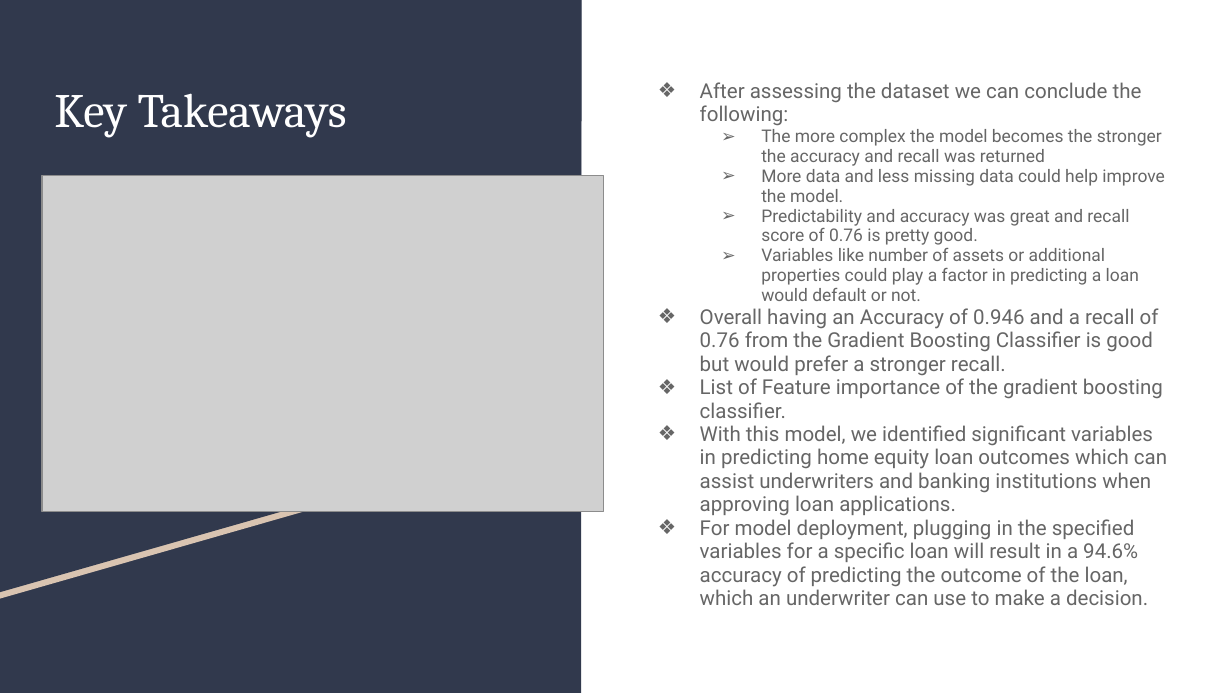
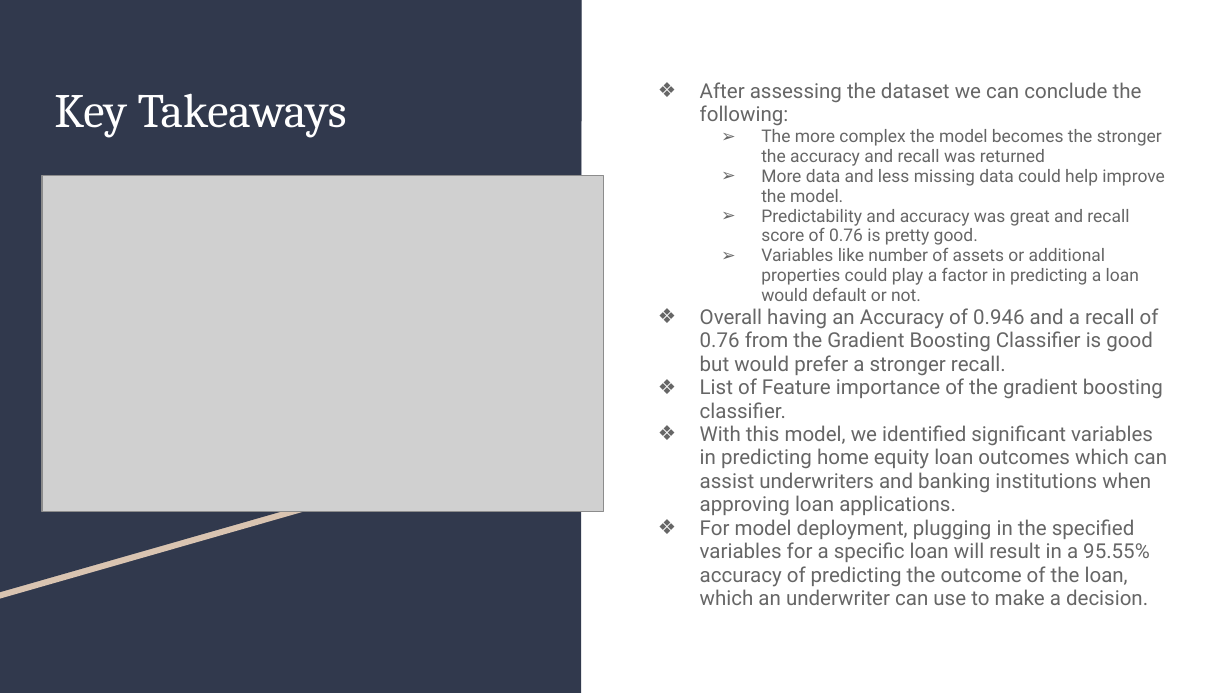
Before and after one commit to jake052799/ThinkfulProjectsAssessmentsandData, a slide deck: slide 14 of Capstone Folder/HMEQCapstone2/HomeEquityDefaultPrediction.pptx (slide 13 before the commit). Drawn at 1232x693 pixels with LibreOffice and Linux fonts; fonts in the diff are those of the drawing; grey boxes stand for pictures. Boxes give left, top, right and bottom in pixels: in the first picture for what was removed or moved away, otherwise in the second. Text is boxed around its words. In the diff, an @@ line names an element or a change of style, - is before the commit and + after.

```diff
--- a/Capstone Folder/HMEQCapstone2/HomeEquityDefaultPrediction.pptx
+++ b/Capstone Folder/HMEQCapstone2/HomeEquityDefaultPrediction.pptx
@@ text at (700,519,1150,605): text changed @@
-❖ For model deployment, plugging in the specified variables for a specific loan will result in a 94.6% accuracy of predicting the outcome of the loan, which an underwriter can use to make a decision.
+❖ For model deployment, plugging in the specified variables for a specific loan will result in a 95.55% accuracy of predicting the outcome of the loan, which an underwriter can use to make a decision.
```
Also in this commit, not shown: 4 other slides changed, 1 slide added.
